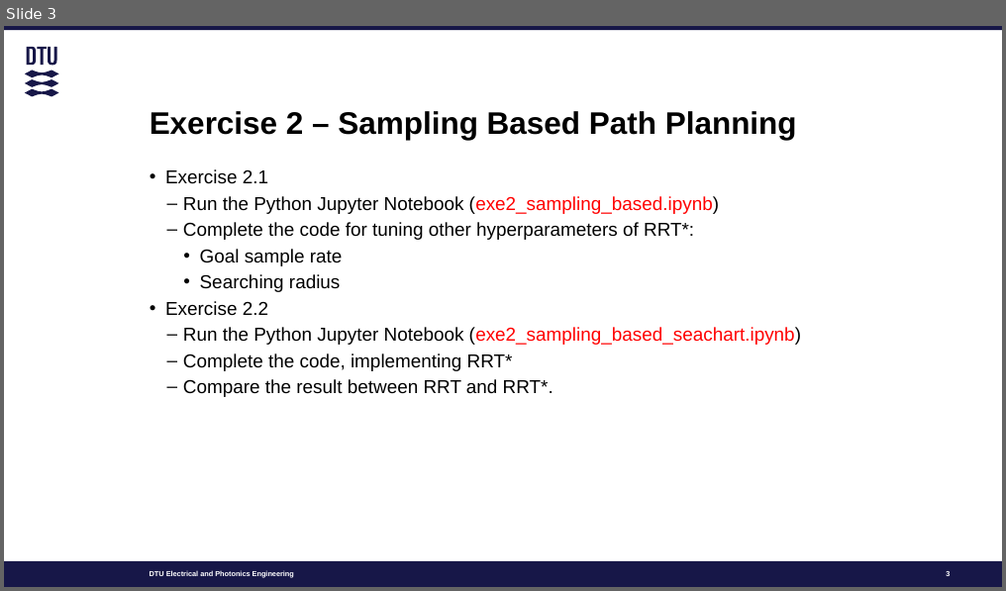
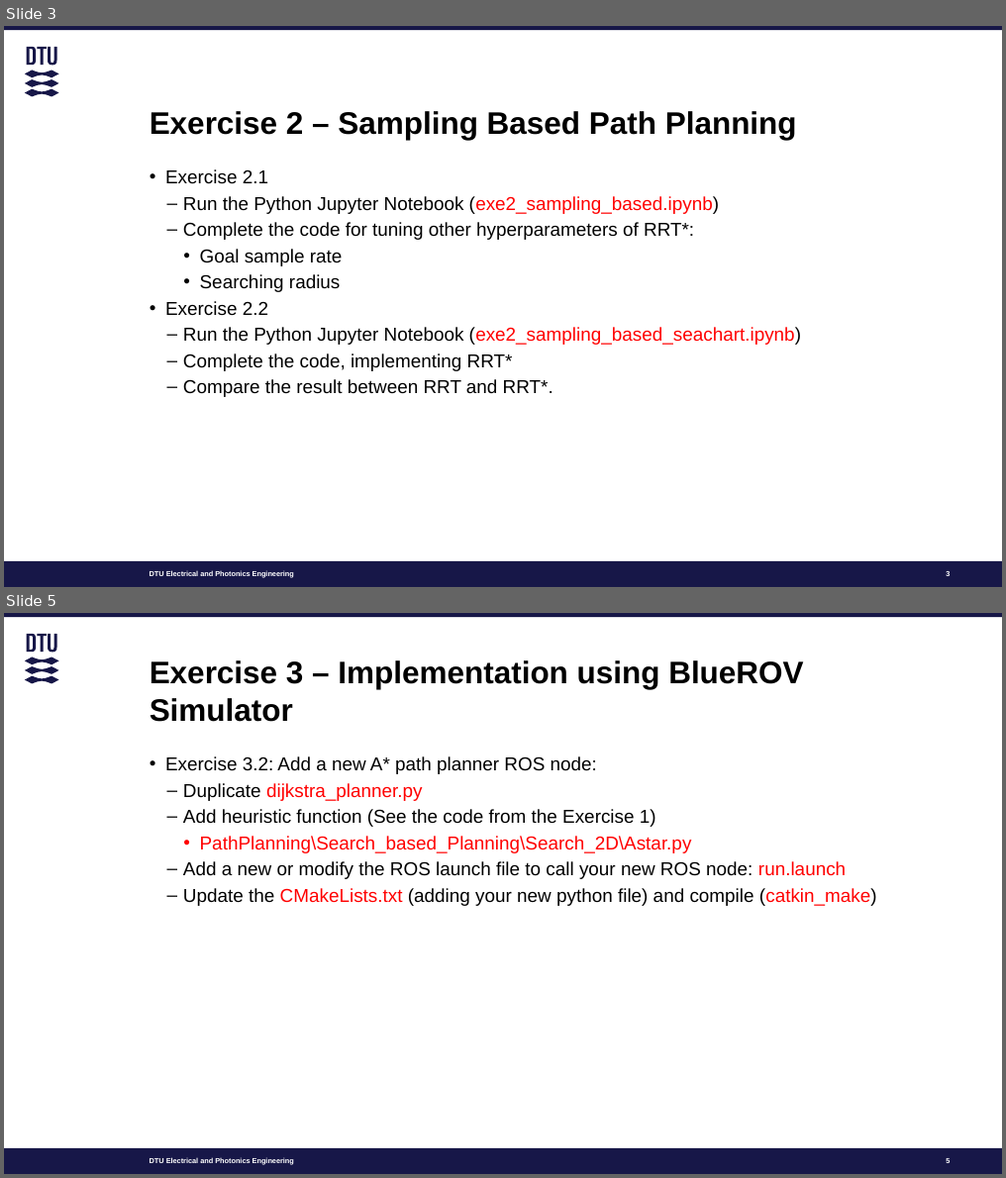
Before and after one commit to schollenkopf/MarineRoboticsTeam1, a slide deck: Slides/T3 - Path Planning.pptx. Shown one above the other, each under a label of ours: slide 3 before the commit, slides 3 and 5 after it; the slides between them are not shown. The pictures are 1006x591 and 1006x1178 pixels, drawn with LibreOffice and Linux fonts; fonts in the diff are those of the drawing. Boxes give left, top, right and bottom in pixels: in the first picture for what was removed or moved away, otherwise in the second. Text is boxed around its words. In the diff, an @@ line names an element or a change of style, - is before the commit and + after.

```diff
--- a/Slides/T3 - Path Planning.pptx
+++ b/Slides/T3 - Path Planning.pptx
@@ slide 5 added at (4,613,1002,1174), background #FFFFFF; not listed: 4 template elements that a slide beside it also shows @@
@@ title added at (150,661,803,722), 30 pt, text #000000, bold @@
+Exercise 3 – Implementation using BlueROV Simulator
@@ text added at (165,757,877,906), 18 pt, text #000000 @@
+• Exercise 3.2: Add a new A* path planner ROS node:
+  – Duplicate dijkstra_planner.py
+  – Add heuristic function (See the code from the Exercise 1)
+    • PathPlanning\Search_based_Planning\Search_2D\Astar.py
+  – Add a new or modify the ROS launch file to call your new ROS node: run.launch
+  – Update the CMakeLists.txt (adding your new python file) and compile (catkin_make)
@@ page number added at (945,1157,949,1165), 7 pt, text #FFFFFF, bold @@
+5
```
Also in this commit, not shown: 2 slides changed.
